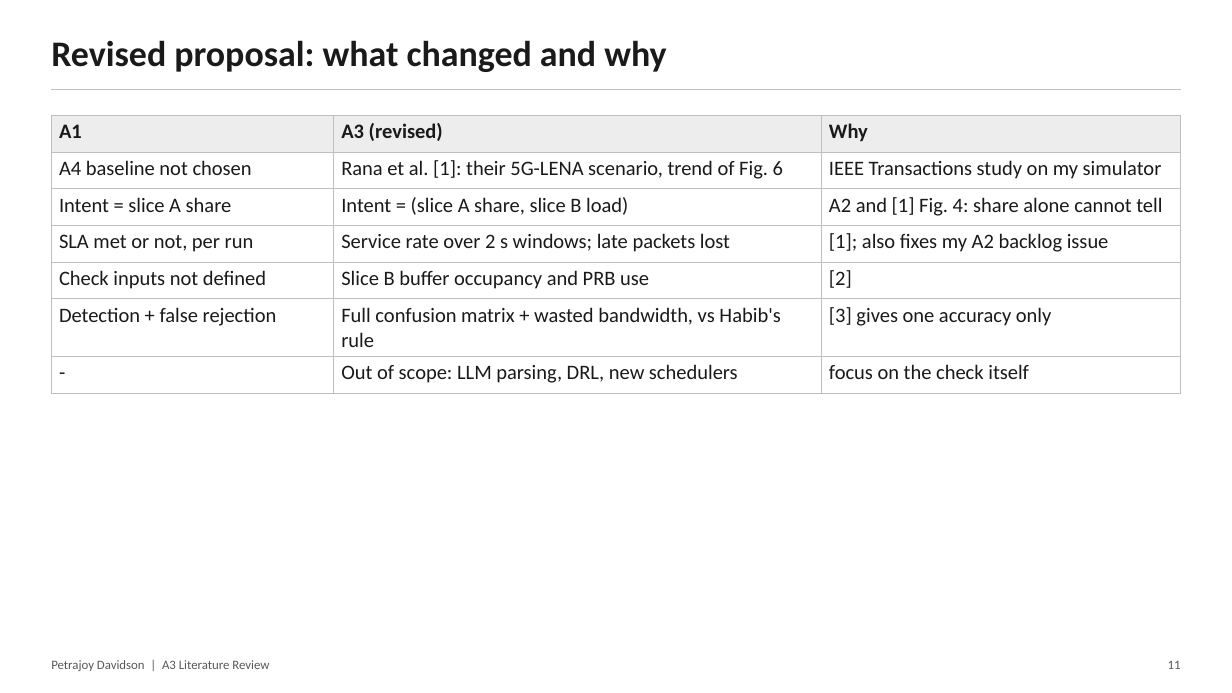
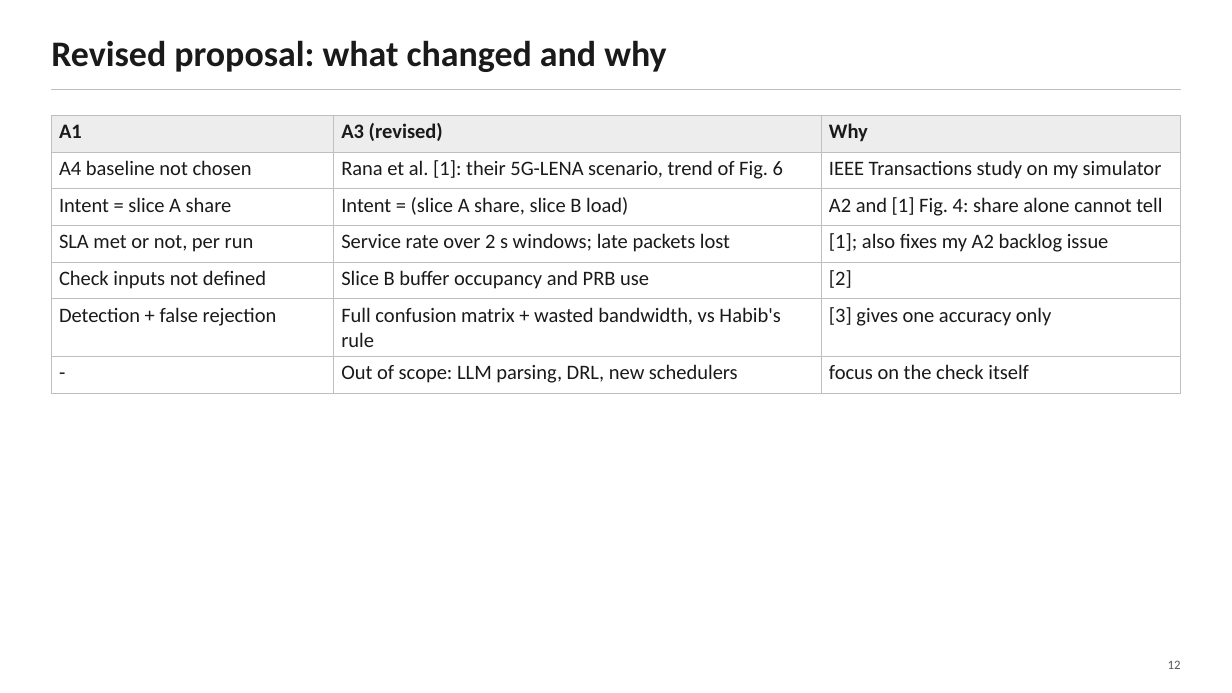
Before and after one commit to petrajoyd/MWN-2026-M11502803-Petrajoy-Davidson, a slide deck: slide 12 of A3-literature-review/presentation/A3-literature-review.pptx (slide 11 before the commit). Drawn at 1232x693 pixels with LibreOffice and Linux fonts; fonts in the diff are those of the drawing. Boxes give left, top, right and bottom in pixels: in the first picture for what was removed or moved away, otherwise in the second. Text is boxed around its words. In the diff, an @@ line names an element or a change of style, - is before the commit and + after.

```diff
--- a/A3-literature-review/presentation/A3-literature-review.pptx
+++ b/A3-literature-review/presentation/A3-literature-review.pptx
@@ text removed at [51, 660, 269, 671] @@
-Petrajoy Davidson | A3 Literature Review
@@ text at [1168, 660, 1181, 669]: text changed @@
-11
+12
```
Also in this commit, not shown: 3 other slides changed, 8 slides added, 7 slides removed, 8 other files.
